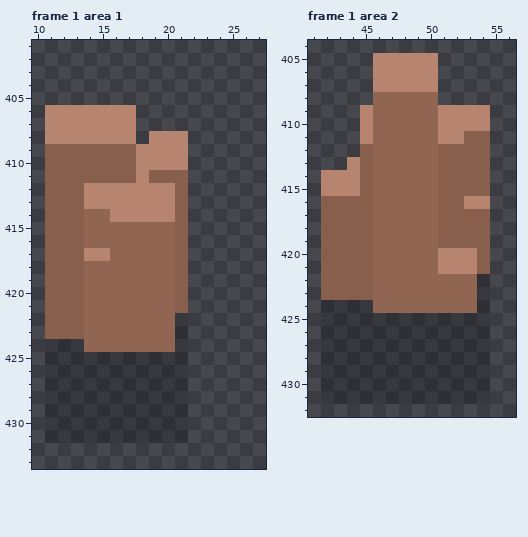
Edited in one commit: pixel-art file (code/public/assets/exports/tileset/Desert-Floor.aseprite). The picture above is the old version.
1280x720 pixels, 1 frame. Pixels under 10% opacity are left out. Colours within 5 levels of each other are drawn and written as one. Shown: frame 1 area 1: x 10..27, y 401..433; frame 1 area 2: x 41..56, y 404..432. The commit also changed other frames or places, which this record leaves out.
After the commit:
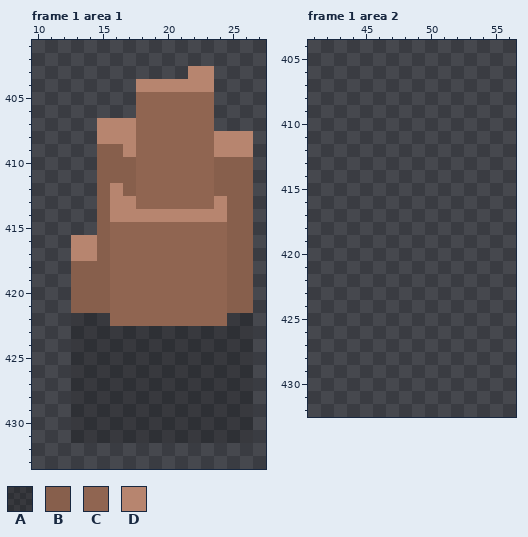
Palette (. is transparent): A #04040437  B #875f4c  C #906551  D #b7856f
The exact change:
--- frame 1 area 1, layer "Decorations"
@@ x 10..27 @@
 402 ..................
-403 ..................
-404 ..................
-405 ..................
-406 .DDDDDDD..........
-407 .DDDDDDD..........
-408 .DDDDDDD.DDD......
-409 .BBBBBBBDDDD......
-410 .BBBBBBBDDDD......
-411 .BBBBBBBDBBB......
-412 .BBBDDDDDDDB......
-413 .BBBDDDDDDDB......
-414 .BBBCCDDDDDB......
-415 .BBBCCCCCCCB......
-416 .BBBCCCCCCCB......
-417 .BBBDDCCCCCB......
-418 .BBBCCCCCCCB......
-419 .BBBCCCCCCCB......
-420 .BBBCCCCCCCB......
-421 .BBBCCCCCCCB......
-422 .BBBCCCCCCCA......
-423 .BBBCCCCCCCA......
-424 .AAACCCCCCCA......
-425 .AAAAAAAAAAA......
-426 .AAAAAAAAAAA......
-427 .AAAAAAAAAAA......
-428 .AAAAAAAAAAA......
-429 .AAAAAAAAAAA......
-430 .AAAAAAAAAAA......
-431 .AAAAAAAAAAA......
+403 ............DD....
+404 ........DDDDDD....
+405 ........CCCCCC....
+406 ........CCCCCC....
+407 .....DDDCCCCCC....
+408 .....DDDCCCCCCDDD.
+409 .....BBDCCCCCCDDD.
+410 .....BBBCCCCCCBBB.
+411 .....BBBCCCCCCBBB.
+412 .....BDBCCCCCCBBB.
+413 .....BDDCCCCCCDBB.
+414 .....BDDDDDDDDDBB.
+415 .....BCCCCCCCCCBB.
+416 ...DDBCCCCCCCCCBB.
+417 ...DDBCCCCCCCCCBB.
+418 ...BBBCCCCCCCCCBB.
+419 ...BBBCCCCCCCCCBB.
+420 ...BBBCCCCCCCCCBB.
+421 ...BBBCCCCCCCCCBB.
+422 ...AAACCCCCCCCCAA.
+423 ...AAAAAAAAAAAAAA.
+424 ...AAAAAAAAAAAAAA.
+425 ...AAAAAAAAAAAAAA.
+426 ...AAAAAAAAAAAAAA.
+427 ...AAAAAAAAAAAAAA.
+428 ...AAAAAAAAAAAAAA.
+429 ...AAAAAAAAAAAAAA.
+430 ...AAAAAAAAAAAAAA.
+431 ...AAAAAAAAAAAAAA.
 432 ..................
--- frame 1 area 2, layer "Decorations"
@@ x 41..56 @@
 404 ................
-405 .....DDDDD......
-406 .....DDDDD......
-407 .....DDDDD......
-408 .....CCCCC......
-409 ....DCCCCCDDDD..
-410 ....DCCCCCDDDD..
-411 ....DCCCCCDDBB..
-412 ....BCCCCCBBBB..
-413 ...DBCCCCCBBBB..
-414 .DDDBCCCCCBBBB..
-415 .DDDBCCCCCBBBB..
-416 .BBBBCCCCCBBDD..
-417 .BBBBCCCCCBBBB..
-418 .BBBBCCCCCBBBB..
-419 .BBBBCCCCCBBBB..
-420 .BBBBCCCCCDDDB..
-421 .BBBBCCCCCDDDB..
-422 .BBBBCCCCCCCCA..
-423 .BBBBCCCCCCCCA..
-424 .AAAACCCCCCCCA..
-425 .AAAAAAAAAAAAA..
-426 .AAAAAAAAAAAAA..
-427 .AAAAAAAAAAAAA..
-428 .AAAAAAAAAAAAA..
-429 .AAAAAAAAAAAAA..
-430 .AAAAAAAAAAAAA..
-431 .AAAAAAAAAAAAA..
+405 ................
+406 ................
+407 ................
+408 ................
+409 ................
+410 ................
+411 ................
+412 ................
+413 ................
+414 ................
+415 ................
+416 ................
+417 ................
+418 ................
+419 ................
+420 ................
+421 ................
+422 ................
+423 ................
+424 ................
+425 ................
+426 ................
+427 ................
+428 ................
+429 ................
+430 ................
+431 ................
 432 ................
Changed places in both pictures, as pixel boxes (x1, y1, x2, y2):
changed: (45, 66, 253, 443)
erased: (321, 53, 490, 404)
